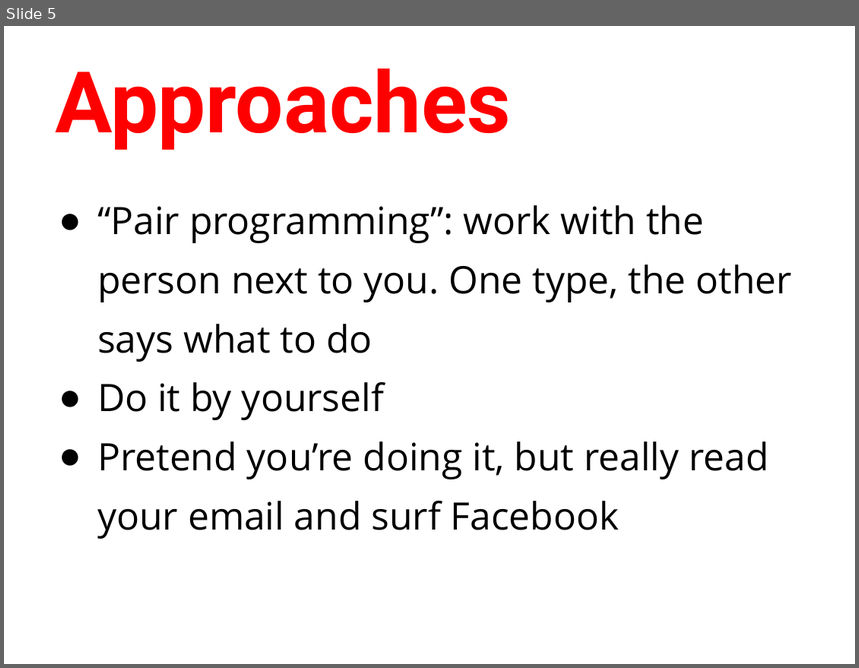
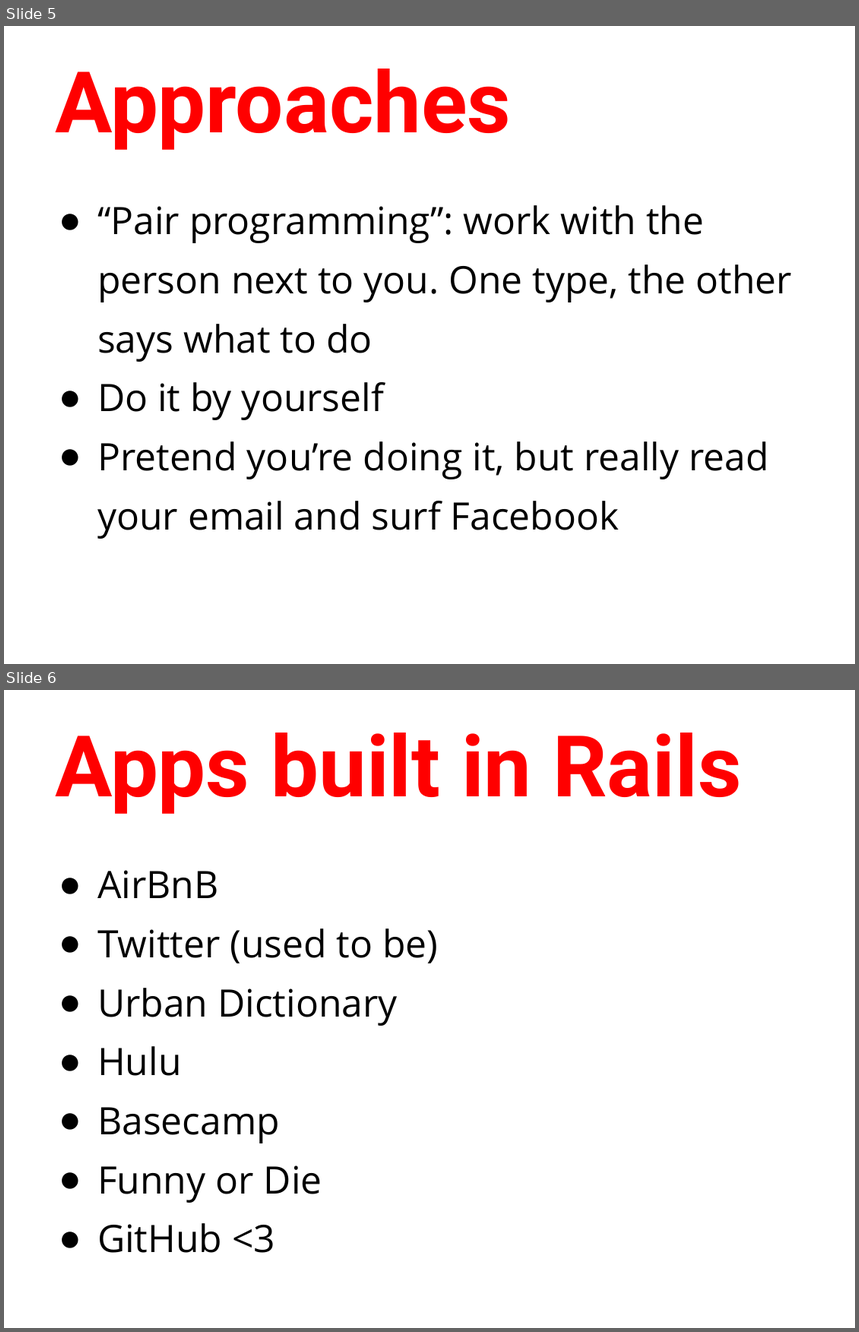
Before and after one commit to humanitiesprogramming/slides, a slide deck: day3-review.pptx. Shown one above the other, each under a label of ours: slide 5 before the commit, slides 5 and 6 after it. The pictures are 859x668 and 859x1332 pixels, drawn with LibreOffice and Linux fonts; fonts in the diff are those of the drawing. Boxes give left, top, right and bottom in pixels: in the first picture for what was removed or moved away, otherwise in the second. Text is boxed around its words. In the diff, an @@ line names an element or a change of style, - is before the commit and + after.

```diff
--- a/day3-review.pptx
+++ b/day3-review.pptx
@@ slide 6 added at box(4, 690, 855, 1328), background #FFFFFF @@
@@ title added at box(55, 733, 741, 814), 72 pt, text #FF0000, bold @@
+Apps built in Rails
@@ text added at box(97, 870, 438, 1253), 32 pt, text #000000 @@
+● AirBnB
+● Twitter (used to be)
+● Urban Dictionary
+● Hulu
+● Basecamp
+● Funny or Die
+● GitHub <3
```
Also in this commit, not shown: 2 slides changed, 1 other slide added, 4 other files.
